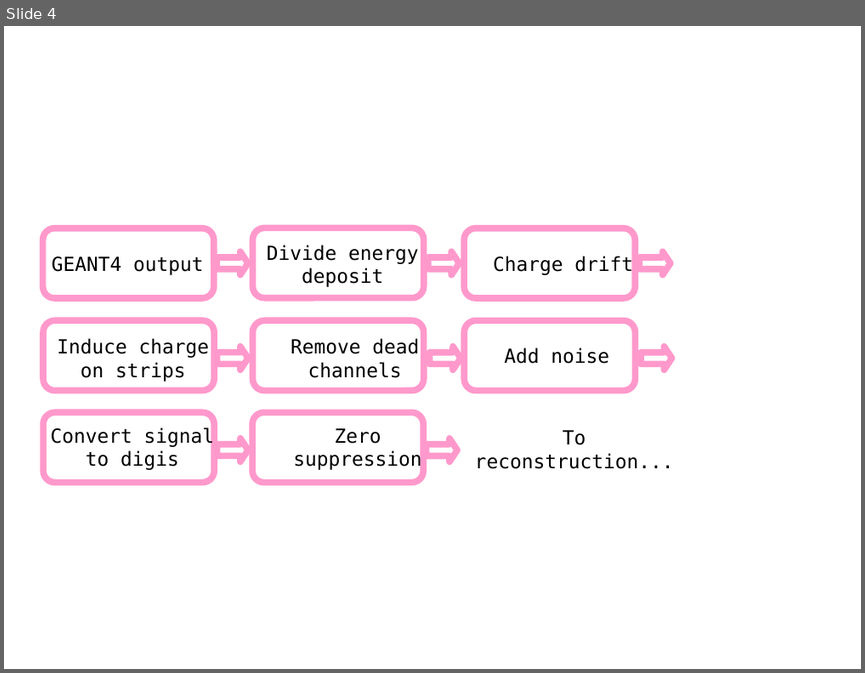
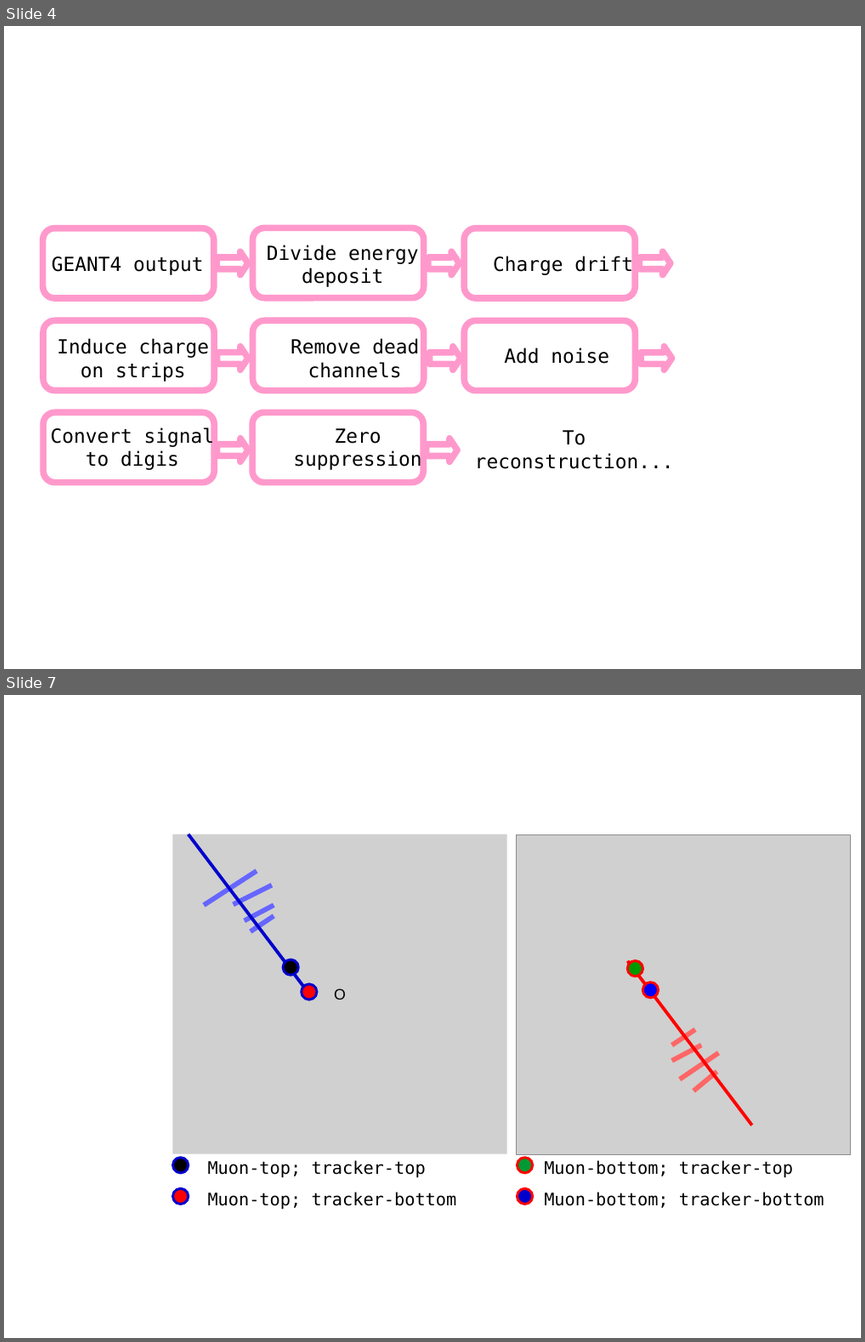
Before and after one commit to mjansova/thesis, a slide deck: template/figures/drawings.odp. Shown one above the other, each under a label of ours: slide 4 before the commit, slides 4 and 7 after it; the slides between them are not shown. The pictures are 865x673 and 865x1342 pixels, drawn with LibreOffice and Linux fonts; fonts in the diff are those of the drawing; grey boxes stand for pictures. Boxes give left, top, right and bottom in pixels: in the first picture for what was removed or moved away, otherwise in the second. Text is boxed around its words. In the diff, an @@ line names an element or a change of style, - is before the commit and + after.

```diff
--- a/template/figures/drawings.odp
+++ b/template/figures/drawings.odp
@@ slide 7 added at (x1=4, y1=695, x2=861, y2=1338), background #FFFFFF @@
@@ picture added at (x1=172, y1=834, x2=507, y2=1154), 14 pt, text #000000 @@
+O
@@ line added from (188, 834) to (313, 998), #0000CC 3 pt @@
@@ picture added at (x1=517, y1=835, x2=851, y2=1155) @@
@@ line added from (204, 905) to (256, 871), #6666FF 4.51 pt @@
@@ line added from (234, 904) to (272, 885), #6666FF 4.51 pt @@
@@ line added from (245, 920) to (273, 905), #6666FF 4.51 pt @@
@@ line added from (250, 931) to (273, 916), #6666FF 4.51 pt @@
@@ ellipse added at (x1=283, y1=959, x2=299, y2=975), fill #000000, outline #0000CC 2.3 pt @@
@@ line added from (628, 961) to (752, 1125), #FF0000 3 pt @@
@@ ellipse added at (x1=628, y1=961, x2=643, y2=976), fill #009900, outline #FF0000 2.3 pt @@
@@ ellipse added at (x1=301, y1=984, x2=317, y2=1000), fill #FF0000, outline #0000CC 2.3 pt @@
@@ ellipse added at (x1=643, y1=982, x2=658, y2=998), fill #0000FF, outline #FF0000 2.3 pt @@
@@ line added from (672, 1045) to (695, 1029), #FF6666 4.51 pt @@
@@ line added from (672, 1061) to (701, 1045), #FF6666 4.51 pt @@
@@ line added from (680, 1079) to (719, 1053), #FF6666 4.51 pt @@
@@ line added from (693, 1091) to (717, 1072), #FF6666 4.51 pt @@
@@ ellipse added at (x1=172, y1=1157, x2=188, y2=1174), fill #000000, outline #0000CC 2.3 pt @@
@@ text added at (x1=208, y1=1160, x2=426, y2=1178), 16 pt, text #000000 @@
+Muon-top; tracker-top
@@ ellipse added at (x1=517, y1=1157, x2=533, y2=1174), fill #009933, outline #FF0000 2.3 pt @@
@@ text added at (x1=544, y1=1160, x2=793, y2=1178), 16 pt, text #000000 @@
+Muon-bottom; tracker-top
@@ ellipse added at (x1=172, y1=1189, x2=188, y2=1204), fill #FF0000, outline #0000CC 2.3 pt @@
@@ text added at (x1=208, y1=1191, x2=457, y2=1209), 16 pt, text #000000 @@
+Muon-top; tracker-bottom
@@ ellipse added at (x1=517, y1=1189, x2=533, y2=1204), fill #0000CC, outline #FF0000 2.3 pt @@
@@ text added at (x1=544, y1=1191, x2=824, y2=1208), 16 pt, text #000000 @@
+Muon-bottom; tracker-bottom
```
Also in this commit, not shown: 2 other slides added, 37 other files.
